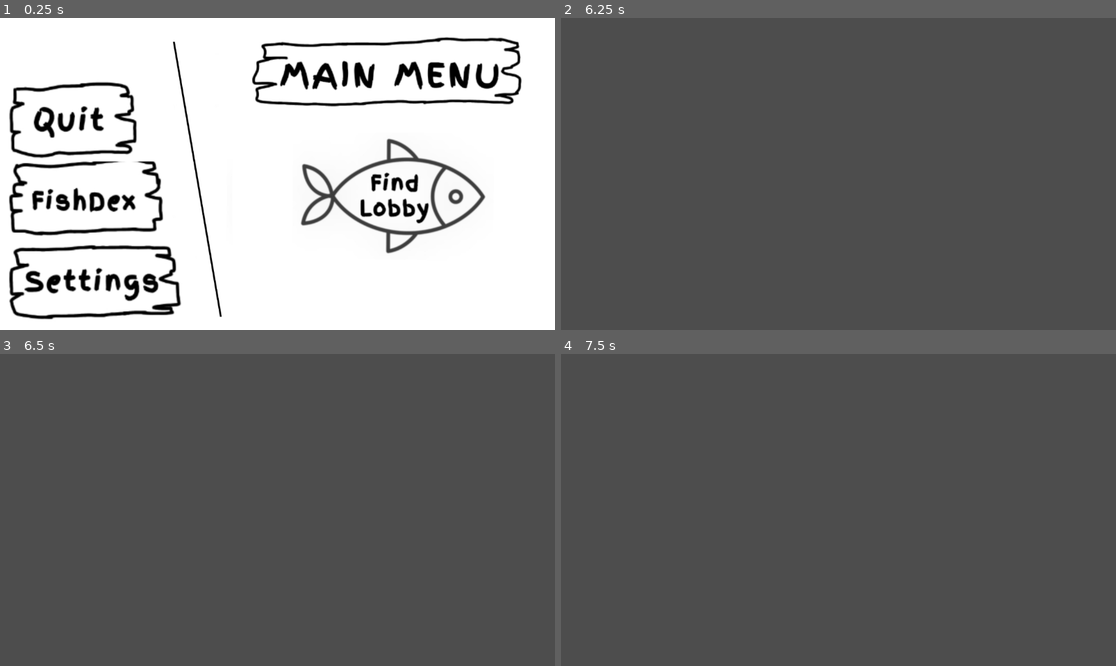
Above: before the commit, frames 1-4 (two rows, left to right).
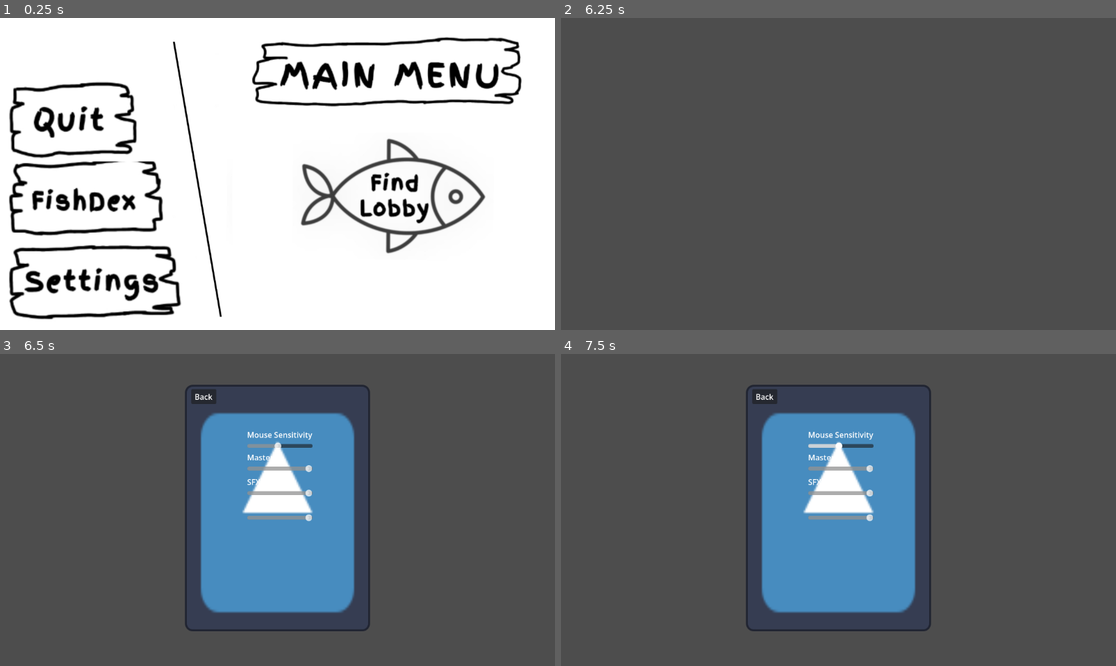
Above: after the commit, the same moments.

Repository: gmuGADIG/King-Fisher
Game: Godot game, scene res://ui/main_menu/main_menu.tscn
Two runs of this game, one before a commit and one after it. Both use one fixed random seed, a clock stepped at 60 frames per second and the inputs below. The engine's default icon, where the game draws it, is replaced by a stand-in: a white triangle on a blue panel in a dark square.
Inputs (mouse positions are in pixels of both pictures, inside the frame that each line leads up to):
- Up to frame 1 (0.25 s): no input
- Up to frame 2 (6.25 s): click (660, 202) at 0.5 s; tap Enter (test1) at 1.25, 2.75, 4.25 s; move the mouse to (960, 158) at 1.27 s; hold D (move_right, bound only after the commit) 1.28-2 s; hold \ (print_players, bound only after the commit) 1.28-2 s; click (960, 158) at 1.35 s; tap Space (jump, bound only after the commit) at 1.52, 1.82, 2, 3.5, 4.35, 4.52, 4.82, 5 s; drag from (727, 189) to (810, 236) at 2.02 s; move the mouse to (894, 105) at 2.77 s; hold D (move_right, bound only after the commit) 2.78-3.5 s; hold Tab (scoreboard, bound only after the commit) 2.78-3.5 s; right-click (894, 105) at 3.05 s; drag from (810, 236) to (672, 127) at 3.52 s; move the mouse to (1005, 220) at 4.27 s; hold A (move_left, bound only after the commit) 4.28-5 s; click (1005, 220) at 4.55 s; tap Escape (Menu) at 4.9 s; drag from (672, 127) to (755, 96) at 5.02 s; move the mouse to (866, 174) at 5.77 s; hold S (move_down, bound only after the commit) from 5.78 s (still down); hold Tab (scoreboard, bound only after the commit) from 5.78 s (still down); click (866, 174) at 5.85 s
- Up to frame 3 (6.5 s): keep holding S (move_down, bound only after the commit); keep holding Tab (scoreboard, bound only after the commit); tap O (options, bound only after the commit) at 6.4 s
- Up to frame 4 (7.5 s): release S (move_down, bound only after the commit) at 6.5 s; release Tab (scoreboard, bound only after the commit) at 6.5 s; drag from (755, 432) to (727, 525) at 6.52 s; move the mouse to (960, 494) at 7.27 s; hold W (move_up, bound only after the commit) from 7.28 s (still down); hold Tab (scoreboard, bound only after the commit) from 7.28 s (still down)

Frames 1-2 are identical in both runs. In frame 3, 19% of the frame differs, in the area x 33-67%, y 9-89%; in frame 4, 19%.

Commit message:
Revert "i hate this keybind"
This reverts commit ba85a305b2c44bd8c3baa60383a1a31c05e2d763.

Diff:
--- a/project.godot
+++ b/project.godot
@@ -53,62 +53,62 @@
 
 [input]
 
-"Move Left"={
+move_left={
 "deadzone": 0.2,
-"events": [Object(InputEventKey,"resource_local_to_scene":false,"resource_name":"","device":0,"window_id":0,"alt_pressed":false,"shift_pressed":false,"ctrl_pressed":false,"meta_pressed":false,"pressed":false,"keycode":0,"physical_keycode":65,"key_label":0,"unicode":0,"location":0,"echo":false,"script":null)
+"events": [Object(InputEventKey,"resource_local_to_scene":false,"resource_name":"","device":-1,"window_id":0,"alt_pressed":false,"shift_pressed":false,"ctrl_pressed":false,"meta_pressed":false,"pressed":false,"keycode":0,"physical_keycode":65,"key_label":0,"unicode":97,"location":0,"echo":false,"script":null)
 ]
 }
-"Move Right"={
+move_right={
 "deadzone": 0.2,
 "events": [Object(InputEventKey,"resource_local_to_scene":false,"resource_name":"","device":-1,"window_id":0,"alt_press …(192 unchanged characters)…
 ]
 }
-"Move Up"={
+move_up={
 "deadzone": 0.2,
 "events": [Object(InputEventKey,"resource_local_to_scene":false,"resource_name":"","device":-1,"window_id":0,"alt_press …(192 unchanged characters)…
 ]
 }
-"Move Down"={
+move_down={
 "deadzone": 0.2,
 "events": [Object(InputEventKey,"resource_local_to_scene":false,"resource_name":"","device":-1,"window_id":0,"alt_press …(192 unchanged characters)…
 ]
 }
-"Print Players"={
+print_players={
 "deadzone": 0.2,
 "events": [Object(InputEventKey,"resource_local_to_scene":false,"resource_name":"","device":-1,"window_id":0,"alt_press …(191 unchanged characters)…
 ]
 }
-"Cast Rod"={
+cast_rod={
 "deadzone": 0.2,
 "events": [Object(InputEventMouseButton,"resource_local_to_scene":false,"resource_name":"","device":-1,"window_id":0,"a …(258 unchanged characters)…
 ]
 }
-Jump={
+jump={
 "deadzone": 0.2,
 "events": [Object(InputEventKey,"resource_local_to_scene":false,"resource_name":"","device":-1,"window_id":0,"alt_press …(191 unchanged characters)…
 ]
 }
-"Use Item"={
+use_item={
 "deadzone": 0.2,
 "events": [Object(InputEventMouseButton,"resource_local_to_scene":false,"resource_name":"","device":-1,"window_id":0,"a …(258 unchanged characters)…
 ]
 }
-Scoreboard={
+scoreboard={
 "deadzone": 0.2,
 "events": [Object(InputEventKey,"resource_local_to_scene":false,"resource_name":"","device":-1,"window_id":0,"alt_press …(195 unchanged characters)…
 ]
 }
-Codex={
+codex={
 "deadzone": 0.2,
 "events": [Object(InputEventKey,"resource_local_to_scene":false,"resource_name":"","device":-1,"window_id":0,"alt_press …(195 unchanged characters)…
 ]
 }
-"Catch Fish"={
+catch_fish={
 "deadzone": 0.2,
 "events": [Object(InputEventKey,"resource_local_to_scene":false,"resource_name":"","device":-1,"window_id":0,"alt_press …(191 unchanged characters)…
 ]
 }
-"Debug Menu"={
+debug_menu={
 "deadzone": 0.2,
 "events": [Object(InputEventKey,"resource_local_to_scene":false,"resource_name":"","device":-1,"window_id":0,"alt_press …(190 unchanged characters)…
 ]
@@ -118,7 +118,7 @@
 "events": [Object(InputEventKey,"resource_local_to_scene":false,"resource_name":"","device":-1,"window_id":0,"alt_press …(195 unchanged characters)…
 ]
 }
-Options={
+options={
 "deadzone": 0.2,
 "events": [Object(InputEventKey,"resource_local_to_scene":false,"resource_name":"","device":-1,"window_id":0,"alt_press …(192 unchanged characters)…
 ]
--- a/ui/keybinds/keybind.gd
+++ b/ui/keybinds/keybind.gd
@@ -1,6 +1,4 @@
 extends Control
-
-var input_mappings : Dictionary[StringName,InputEvent]
 
 @export var binding_prototype: HBoxContainer
 
@@ -13,15 +11,13 @@
 
 func _ready() -> void:
 	for action in InputMap.get_actions():
-
 		if action.begins_with("ui_") or action.begins_with("debug_"): continue
-		#input_mappings.set(action,keycode)
 		var binding = binding_prototype.duplicate()
 		var binding_label: Label = binding.get_node("Label")
 		var binding_button: Button = binding.get_node("Button")
 		binding_label.text = action
 		binding_button.pressed.connect(_on_keybind_button_pressed.bind(action, binding_button))
-		binding_button.text = _check_string(InputMap.action_get_events(action)[0].as_text())
+		binding_button.text = InputMap.action_get_events(action)[0].as_text()
 		keybind_buttons[action] = binding
 		vbox.add_child(binding)
 	binding_prototype.queue_free()
@@ -43,14 +39,3 @@
 		#for action in keybind_buttons.keys():
 			#if (event.is_action(action)):
 				#print("%s binds to %s!" % [event.as_text(), action])
-func _check_string(s: String) -> String:
-	s = s.replace("- Physical","")
-	#if character_dict.has(s):
-		#s = character_dict.get(s)
-	#if s.contains("BkS"):
-		#s = "Backslash (\\)"
-	#if s.contains("QuoteLeft"):
-		#s = "Quote Left (\")"
-	#if s.contains("Spe"):
-		#s = "Space"
-	return s
--- a/ui/keybinds/keybind_row.tscn
+++ /dev/null
@@ -1,5 +0,0 @@
-[gd_scene format=3 uid="uid://bktdtyi0vsoxt"]
-
-[ext_resource type="PackedScene" uid="uid://vpljqilqhkbb" path="res://ui/keybinds/keybind_menu.tscn" id="1_8vm0n"]
-
-[node name="KeybindMenu" unique_id=1087068024 instance=ExtResource("1_8vm0n")]
Not shown, removed: ui/keybinds/keybind_menu.tscn4362956847.tmp
